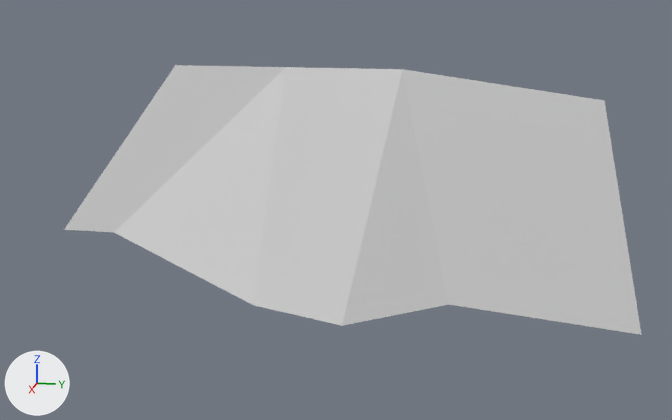
The Blender file Fish_Model .blend: old version first, new version second.
Camera for both pictures: a 50 mm lens placed at (9.68, 0.12, 0.18), pointed at (2.14, -1.39, -1.71). Every picture has the same lights, and +X, +Y and +Z are marked at lower left. The picture after the commit comes second.

Before the edit, the objects in view are built like this:
```python
me_plane = bpy.data.meshes.new('Plane')
me_plane.from_pydata(...)  # 12 vertices, 5 faces; spans x -1.26..1.0, y -2.16..3.1, z -0.17..0.38
ob_plane = bpy.data.objects.new('Plane', me_plane)
ob_plane.location = (1.957, -1.873, -1.529)
ob_plane.rotation_euler = (0.0, -1.642, 0.0)  # degrees (0, -94, 0)
```
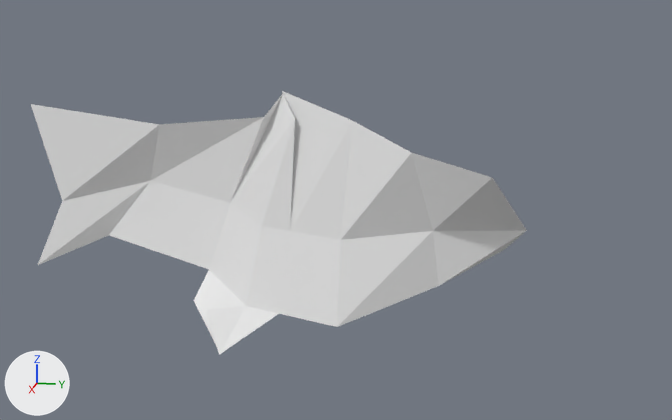
Commit message: Fish base model

Pixel boxes [x1, y1, x2, y2] of what changed, in the pictures (672 x 420 px):
'Plane', reshaped, turned
    before: [64, 65, 641, 335]
    after: [31, 91, 527, 355]

Diff of the bpy script that builds the scene:
```diff
--- a/Fish_Model .blend.py
+++ b/Fish_Model .blend.py
@@ me_plane @@
 # used by ob_plane; location = (1.957, -1.873, -1.529); rotation_euler = (0.0, -1.642, 0.0), in degrees (0, -94, 0)
-me_plane.from_pydata(...)  # 12 vertices, 5 faces; spans x -1.26..1.0, y -2.16..3.1, z -0.17..0.38
+me_plane.from_pydata(...)  # 31 vertices, 18 faces; spans x -1.47..0.79, y -2.37..2.08, z -0.45..0.57
+# me_plane part 1
+# 4 vertices are removed from x 1.0, y -1.0..0.5, z 0.0
+# 5 faces are deleted
+# 5 vertices move from x -1.26..1.0, y -2.16..3.1, z 0.0..0.38 to x -0.85..0.28, y -2.26..1.9, z -0.32..0.57
+# 23 vertices are added at x -1.47..0.79, y -2.37..2.08, z -0.45..0.27
+# 18 new faces join them
@@ ob_plane @@
 ob_plane.location = (1.957, -1.873, -1.529)
-ob_plane.rotation_euler = (0.0, -1.642, 0.0)  # degrees (0, -94, 0)
+ob_plane.rotation_euler = (0.0, -1.834, 0.0)  # degrees (0, -105, 0)
```
